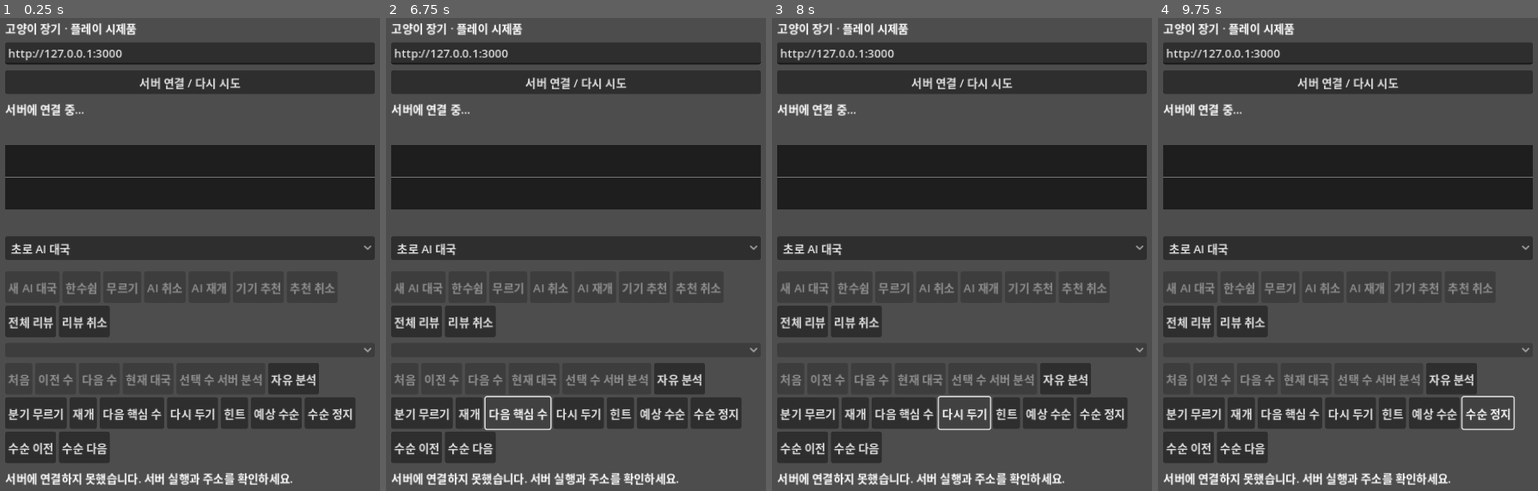
Above: before the commit, frames 1-4 (left to right).
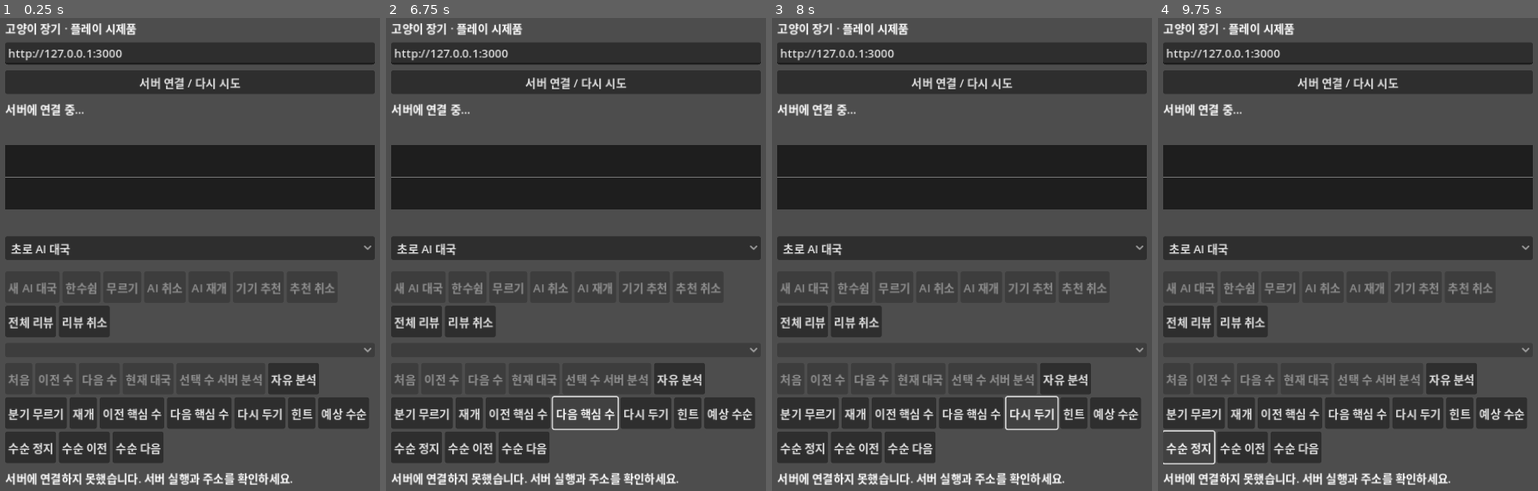
Above: after the commit, the same moments.

Repository: YU-Kangg/janggiAI
Game: Godot game, scene res://main.tscn
Same seed, same stepped clock (60 frames per second), same inputs: the game is played once before the commit and once after it.
Inputs (mouse positions are in pixels of both pictures, inside the frame that each line leads up to):
- Up to frame 1 (0.25 s): no input
- Up to frame 2 (6.75 s): click (519, 415) at 0.5 s, where only the run after the commit has a clickable "이전 핵심 수"; click "서버 연결 / 다시 시도" at 1.25 s; click "초로 AI 대국" at 2 s; click "전체 리뷰" at 2.75 s; click "리뷰 취소" at 3.5 s; click "자유 분석" at 4.25 s; click "분기 무르기" at 5 s; click "재개" at 5.75 s; click "다음 핵심 수" at 6.5 s
- Up to frame 3 (8 s): click "다시 두기" at 7.25 s
- Up to frame 4 (9.75 s): click "힌트" at 8 s; click "예상 수순" at 8.75 s; click "수순 정지" at 9.5 s

The runs differ from the first frame. In frame 1, 2.0% of the frame differs, in the area x 8-98%, y 80-95%; in frame 2, 2.4%, in the area x 8-98%, y 79-95%; in frame 3, 2.3%; in frame 4, 2.3%.

Commit message:
feat(review): 이전 핵심 수 이동 추가

Diff:
--- a/godot/main.gd
+++ b/godot/main.gd
@@ -40,6 +40,7 @@
 var full_review_start := Button.new()
 var full_review_cancel := Button.new()
 var evaluation_graph = EvaluationGraph.new()
+var previous_key_move_button := Button.new()
 var next_key_move_button := Button.new()
 var retry_button := Button.new()
 var retry_mode := false
@@ -157,6 +158,10 @@
 	variation_resume.custom_minimum_size.y = 44
 	variation_resume.pressed.connect(resume_review)
 	navigation.add_child(variation_resume)
+	previous_key_move_button.text = "이전 핵심 수"
+	previous_key_move_button.custom_minimum_size.y = 44
+	previous_key_move_button.pressed.connect(previous_key_move)
+	navigation.add_child(previous_key_move_button)
 	next_key_move_button.text = "다음 핵심 수"
 	next_key_move_button.custom_minimum_size.y = 44
 	next_key_move_button.pressed.connect(next_key_move)
@@ -499,6 +504,22 @@
 		if int(item.get("ply", -1)) > after_ply and key in ["inaccuracy", "mistake", "blunder"]:
 			return int(item.ply)
 	return -1
+
+func previous_key_ply(before_ply: int) -> int:
+	var results: Array = full_review.get("results", [])
+	for index in range(results.size() - 1, -1, -1):
+		var item: Dictionary = results[index]
+		var key := str(item.get("classification", {}).get("key", ""))
+		if int(item.get("ply", -1)) < before_ply and key in ["inaccuracy", "mistake", "blunder"]:
+			return int(item.ply)
+	return -1
+
+func previous_key_move() -> void:
+	if pending or review.is_empty() or not variation.is_empty():
+		return
+	var ply := previous_key_ply(view_ply())
+	if ply >= 0:
+		show_review(ply)
 
 func next_key_move() -> void:
 	if pending or review.is_empty() or not variation.is_empty():
@@ -828,6 +849,7 @@
 	variation_start.disabled = pending or review.is_empty() or not variation.is_empty()
 	variation_undo.disabled = pending or variation.is_empty() or variation_moves.is_empty()
 	variation_resume.disabled = pending or variation.is_empty()
+	previous_key_move_button.disabled = pending or review.is_empty() or not variation.is_empty() or previous_key_ply(view_ply()) < 0
 	next_key_move_button.disabled = pending or review.is_empty() or not variation.is_empty() or next_key_ply(view_ply()) < 0
 	retry_button.disabled = pending or review.is_empty() or not variation.is_empty() or view_ply() < 1 or cached_review_result(view_ply()).is_empty()
 	retry_hint_button.disabled = pending or not retry_mode or variation.is_empty() or not variation_moves.is_empty() or retry_hint_stage >= 2
--- a/godot/smoke.gd
+++ b/godot/smoke.gd
@@ -62,6 +62,13 @@
 	app.next_key_move()
 	await wait_idle()
 	check(app.review.moves.size() == 2, "next key move navigation")
+	check(app.previous_key_ply(2) == -1, "no previous key move before first classified mistake")
+	app.full_review.results[0].classification = {"key": "mistake", "label": "실수", "experimental": true}
+	check(app.previous_key_ply(2) == 1, "previous key move finds classified mistake")
+	app.previous_key_move()
+	await wait_idle()
+	check(app.review.moves.size() == 1, "previous key move navigation")
+	app.full_review.results[0].classification = {"key": "best", "label": "최선", "experimental": true}
 	app.show_review(0)
 	await wait_idle()
 	check(app.review.moves.size() == 0 and app.state.moves.size() == 2, "review preserves live history")
Not shown, changed: PROGRESS.md
